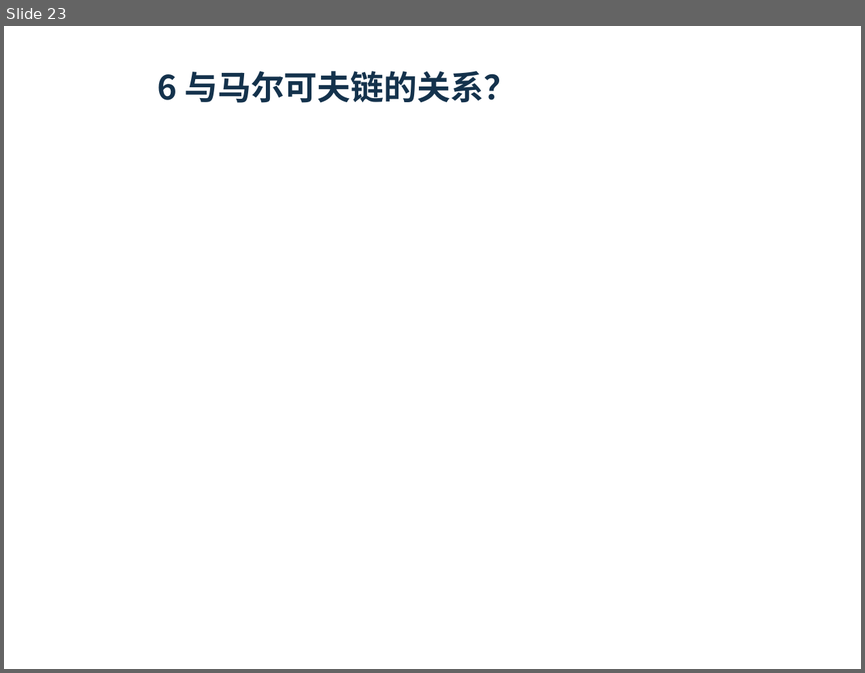
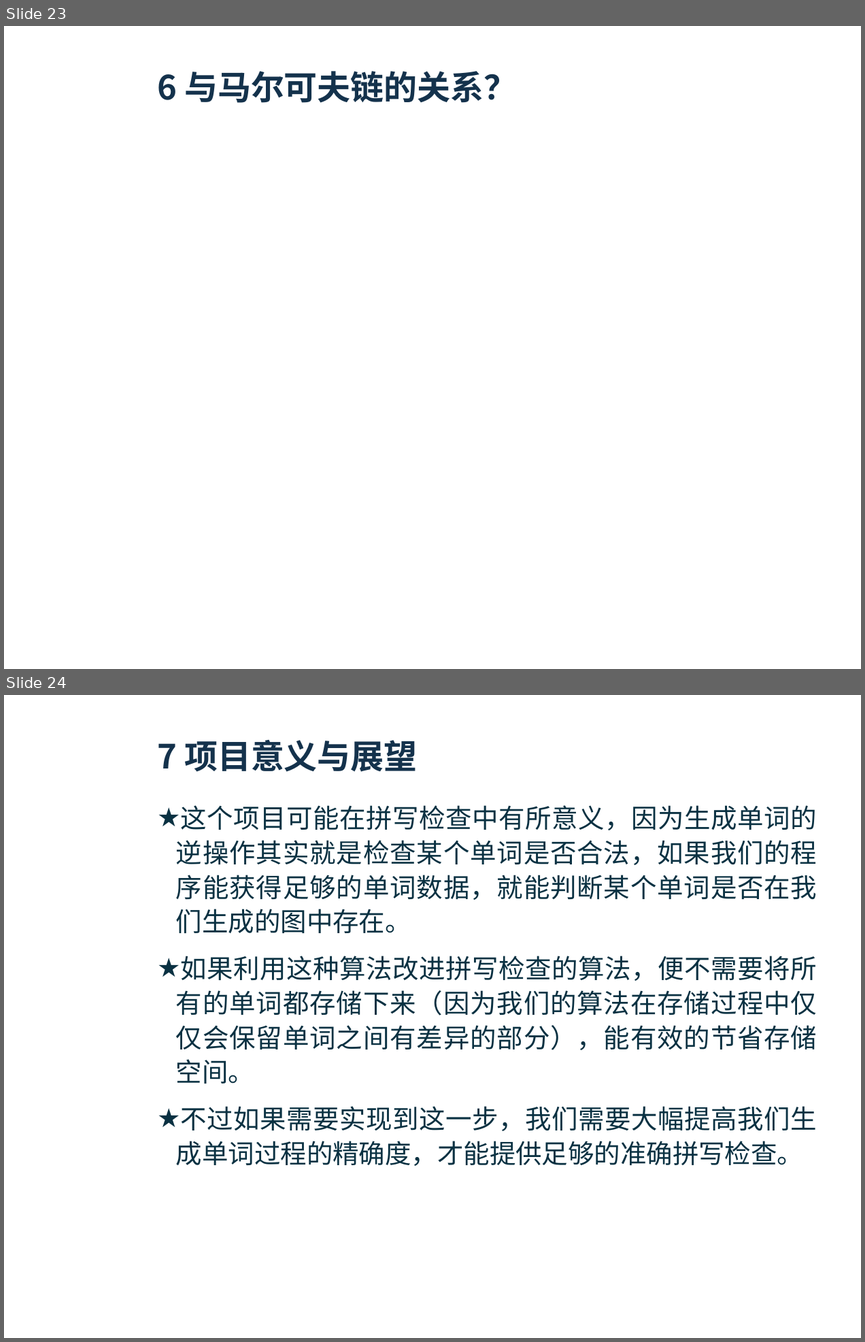
Before and after one commit to bdfzoier/Monkey_Type, a slide deck: result/ppt/猴子打字计划 (2).pptx. Shown one above the other, each under a label of ours: slide 23 before the commit, slides 23 and 24 after it. The pictures are 865x673 and 865x1342 pixels, drawn with LibreOffice and Linux fonts; fonts in the diff are those of the drawing; grey boxes stand for pictures; background and template pictures are left out. Boxes give left, top, right and bottom in pixels: in the first picture for what was removed or moved away, otherwise in the second. Text is boxed around its words. In the diff, an @@ line names an element or a change of style, - is before the commit and + after.

Commit message:
ppt ver3

```diff
--- a/result/ppt/猴子打字计划 (2).pptx
+++ b/result/ppt/猴子打字计划 (2).pptx
@@ slide 24 added at <box>4,695,861,1338</box>, background picture (left out); not listed: 2 template elements that a slide beside it also shows @@
@@ title added at <box>157,740,417,772</box>, 28 pt, text #14324C, bold @@
+7 项目意义与展望
@@ text added at <box>176,805,817,1166</box>, 22 pt, text #0A3142 @@
+★ 这个项目可能在拼写检查中有所意义，因为生成单词的逆操作其实就是检查某个单词是否合法，如果我们的程序能获得足够的单词数据，就能判断某个单词是否在我们生成的图中存在。
+★ 如果利用这种算法改进拼写检查的算法，便不需要将所有的单词都存储下来（因为我们的算法在存储过程中仅仅会保留单词之间有差异的部分），能有效的节省存储空间。
+★ 不过如果需要实现到这一步，我们需要大幅提高我们生成单词过程的精确度，才能提供足够的准确拼写检查。
```
Also in this commit, not shown: 2 other slides added, 1 other file.
